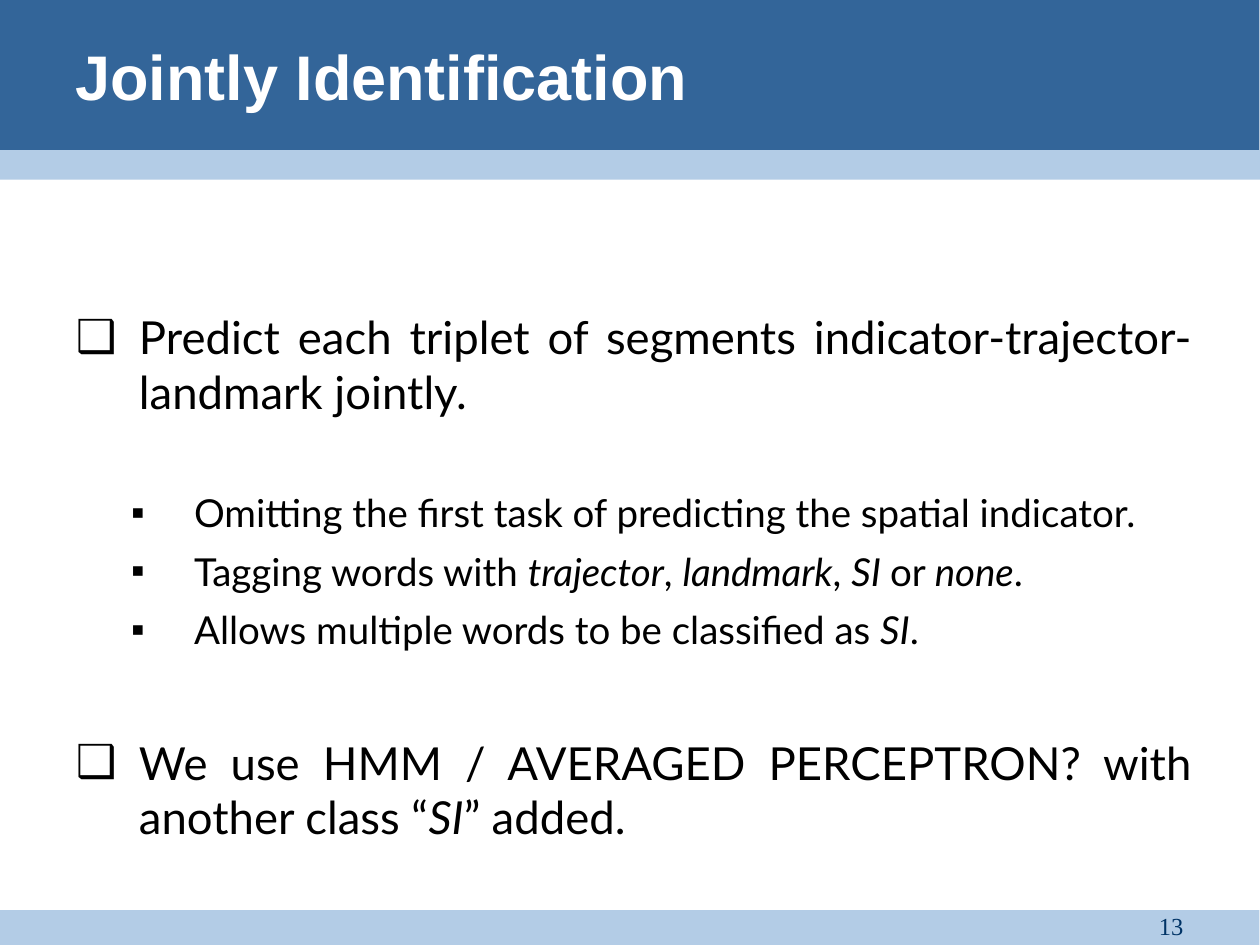
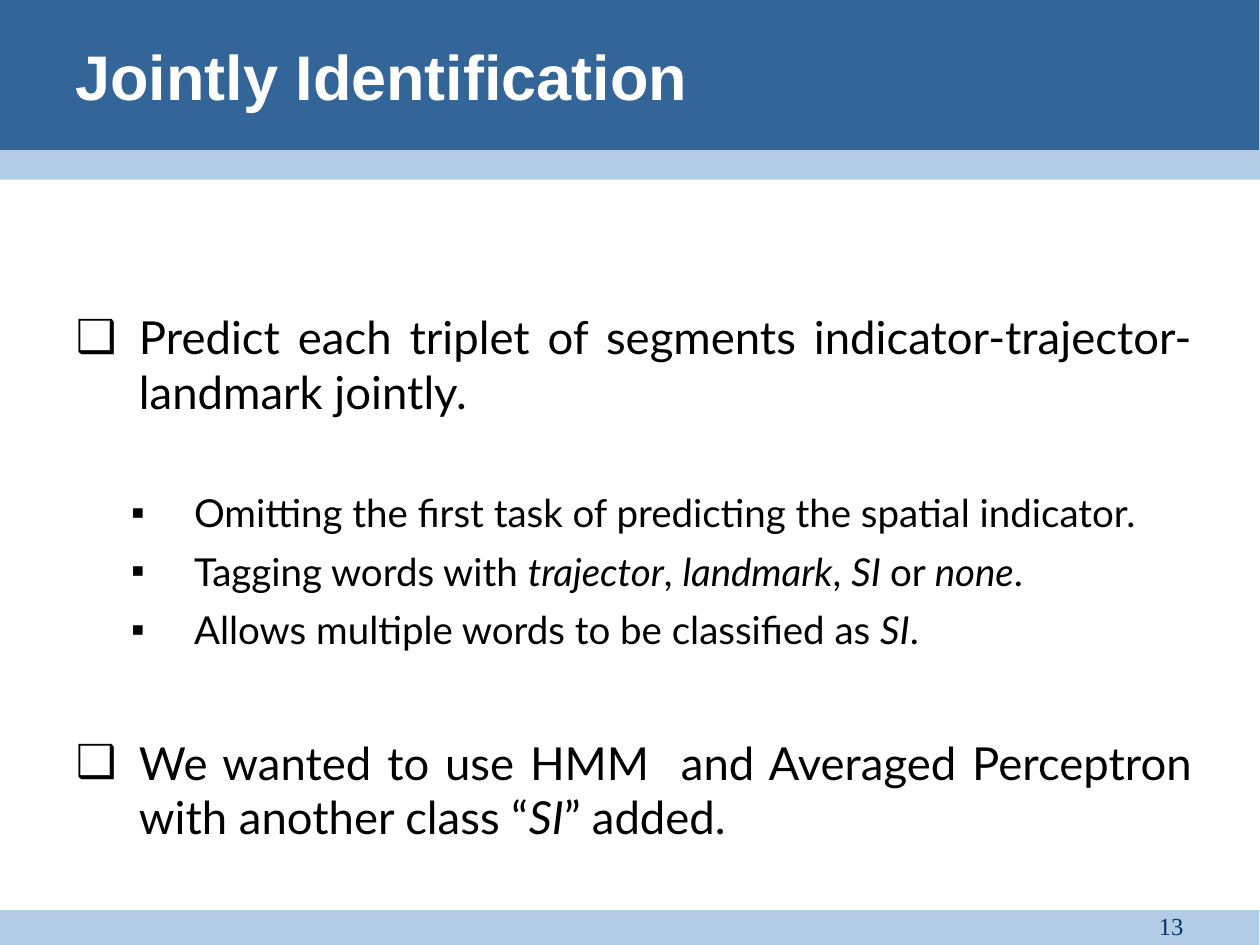
Before and after one commit to satvikg/pln-pmt-pract, a slide deck: slide 13 of SpatialRoleLabeling/doc/Group presentation.ppt. Drawn at 1260x945 pixels with LibreOffice and Linux fonts; fonts in the diff are those of the drawing. Boxes give left, top, right and bottom in pixels: in the first picture for what was removed or moved away, otherwise in the second. Text is boxed around its words. In the diff, an @@ line names an element or a change of style, - is before the commit and + after.

```diff
--- a/SpatialRoleLabeling/doc/Group presentation.ppt
+++ b/SpatialRoleLabeling/doc/Group presentation.ppt
@@ text at [139,746,1192,835]: text changed @@
-❑ We use HMM / AVERAGED PERCEPTRON? with another class “SI” added.
+❑ We wanted to use HMM and Averaged Perceptron with another class “SI” added.
```
Also in this commit, not shown: 5 other slides changed, 3 slides added, 1 slide removed, 1 other file.
